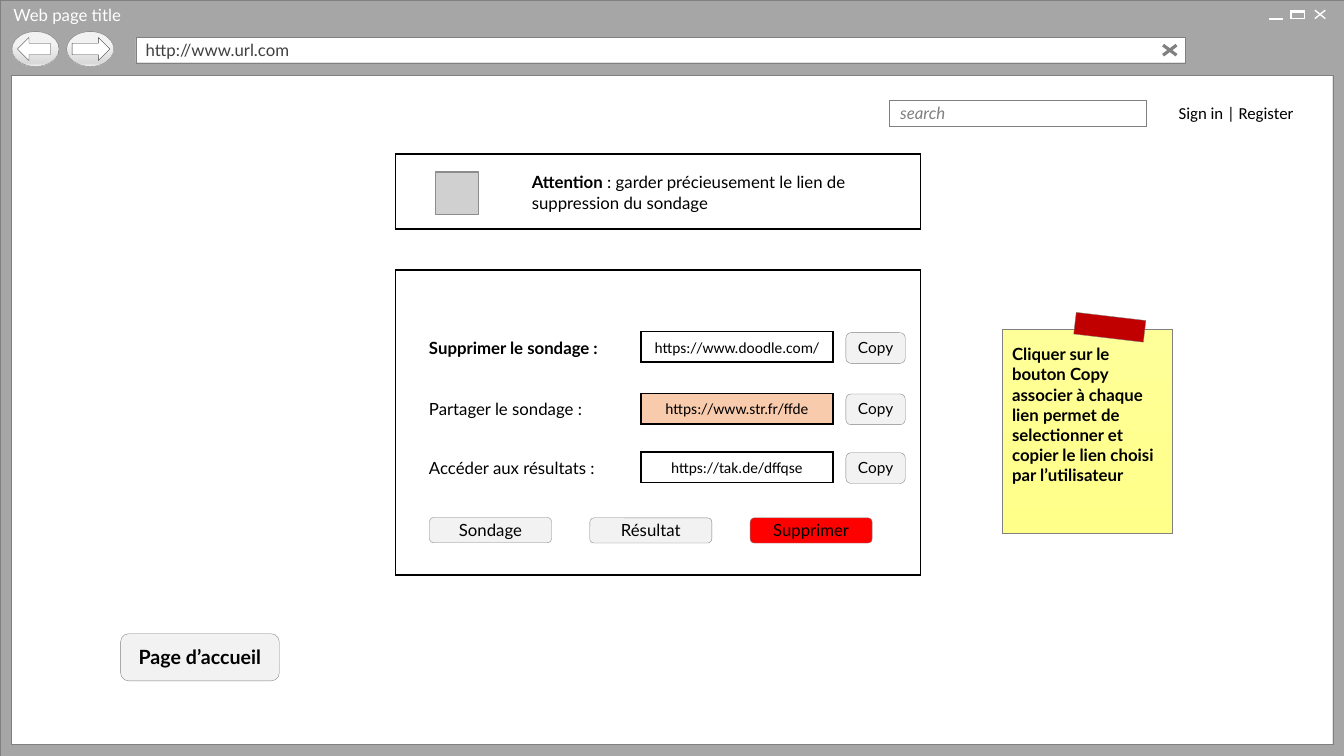
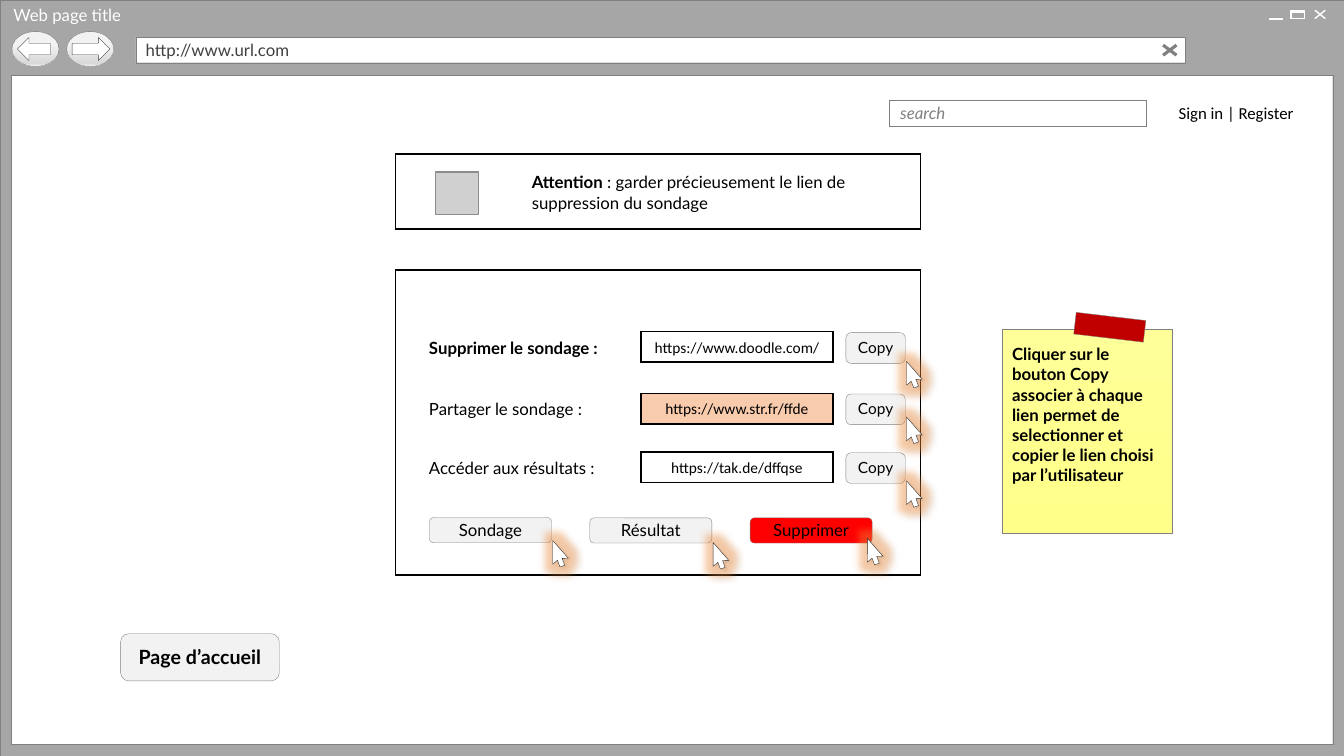
Before and after one commit to Holyz1988/PROJET1-ASP.NET, a slide deck: slide 11 of Page d’acceuil.pptx. Drawn at 1344x756 pixels with LibreOffice and Linux fonts; fonts in the diff are those of the drawing; grey boxes stand for pictures; background and template pictures are left out. Boxes give left, top, right and bottom in pixels: in the first picture for what was removed or moved away, otherwise in the second. Text is boxed around its words. In the diff, an @@ line names an element or a change of style, - is before the commit and + after.

```diff
--- a/Page d’acceuil.pptx
+++ b/Page d’acceuil.pptx
@@ freeform shape added at box(899, 359, 925, 390), fill #FFFFFF, outline #262626 0.25 pt @@
@@ freeform shape added at box(899, 414, 925, 446), fill #FFFFFF, outline #262626 0.25 pt @@
@@ freeform shape added at box(899, 478, 925, 509), fill #FFFFFF, outline #262626 0.25 pt @@
@@ freeform shape added at box(545, 537, 571, 569), fill #FFFFFF, outline #262626 0.25 pt @@
@@ freeform shape added at box(706, 539, 731, 571), fill #FFFFFF, outline #262626 0.25 pt @@
@@ freeform shape added at box(860, 535, 885, 567), fill #FFFFFF, outline #262626 0.25 pt @@
```
Also in this commit, not shown: 30 other slides changed.
